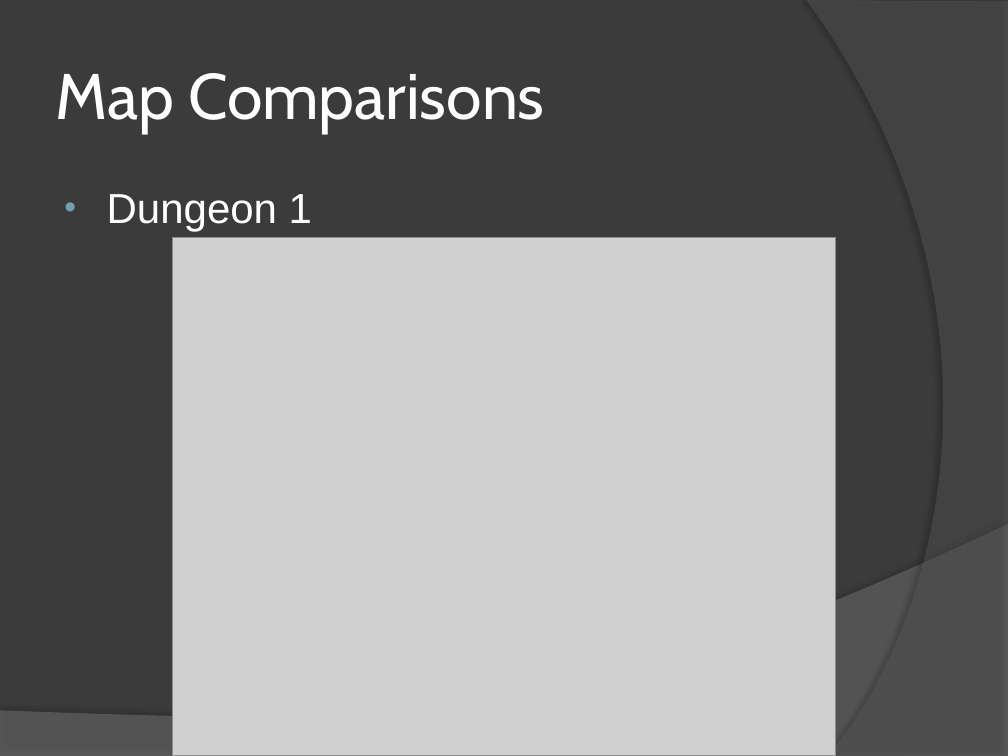
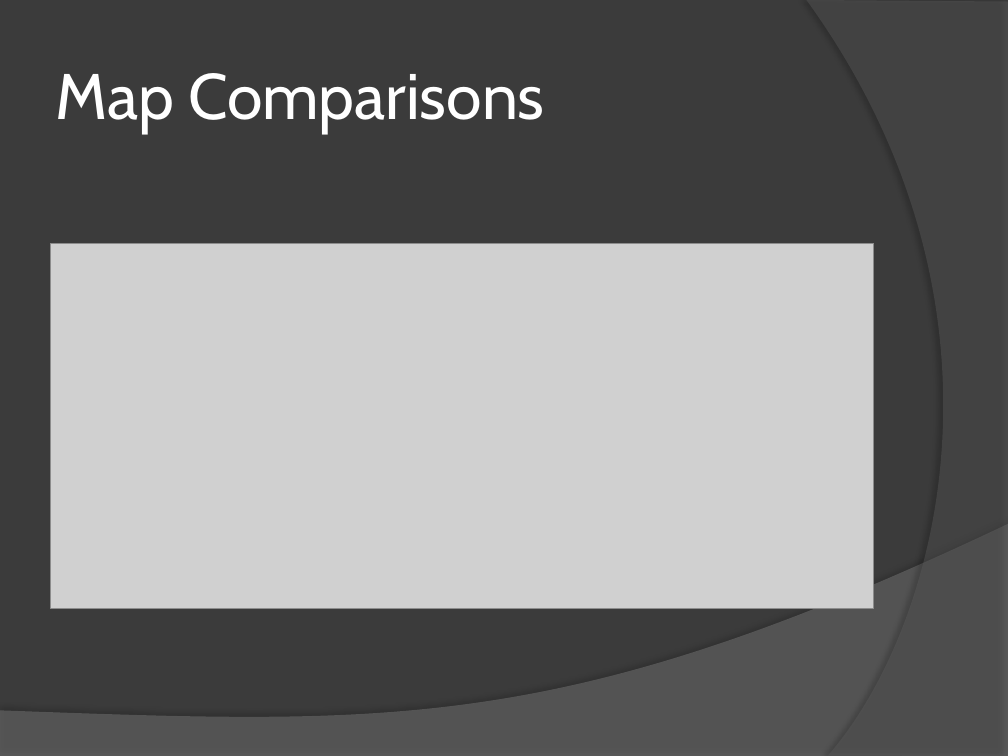
Before and after one commit to mattdude2489/Time-Warrior, a slide deck: slide 11 of Senior Project Files/Time Warrior.pptx. Drawn at 1008x756 pixels with LibreOffice and Linux fonts; fonts in the diff are those of the drawing; grey boxes stand for pictures. Boxes give left, top, right and bottom in pixels: in the first picture for what was removed or moved away, otherwise in the second. Text is boxed around its words. In the diff, an @@ line names an element or a change of style, - is before the commit and + after.

```diff
--- a/Senior Project Files/Time Warrior.pptx
+++ b/Senior Project Files/Time Warrior.pptx
@@ text removed at [107,194,312,231] @@
-• Dungeon 1
@@ picture: place and size @@
-picture at [172,237,836,756]
+picture at [50,243,874,609]
```
Also in this commit, not shown: 1 other slide changed.
